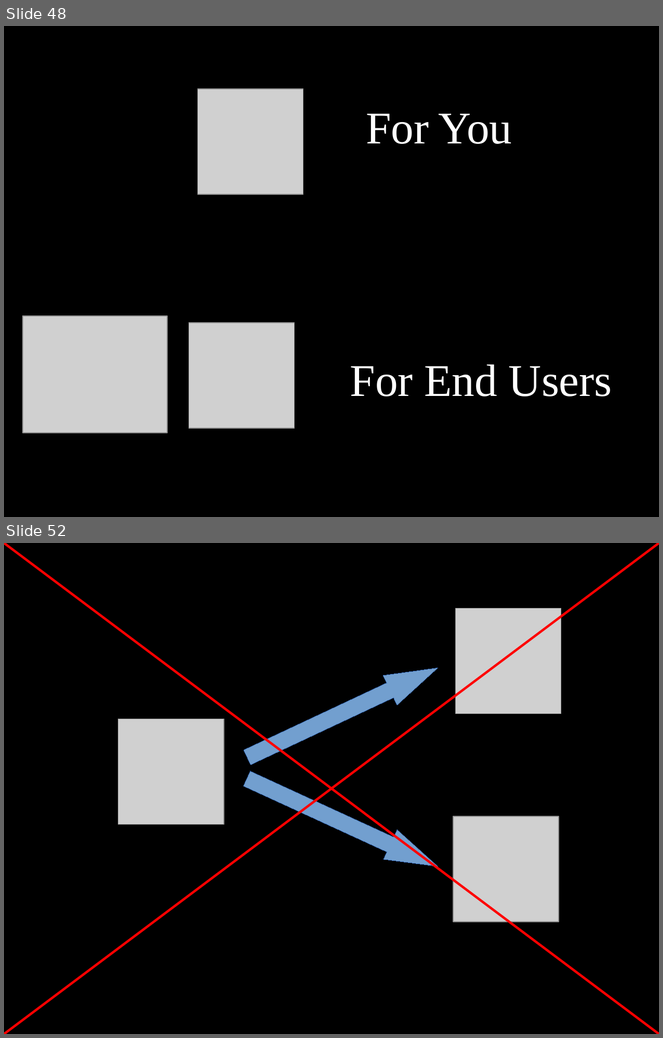
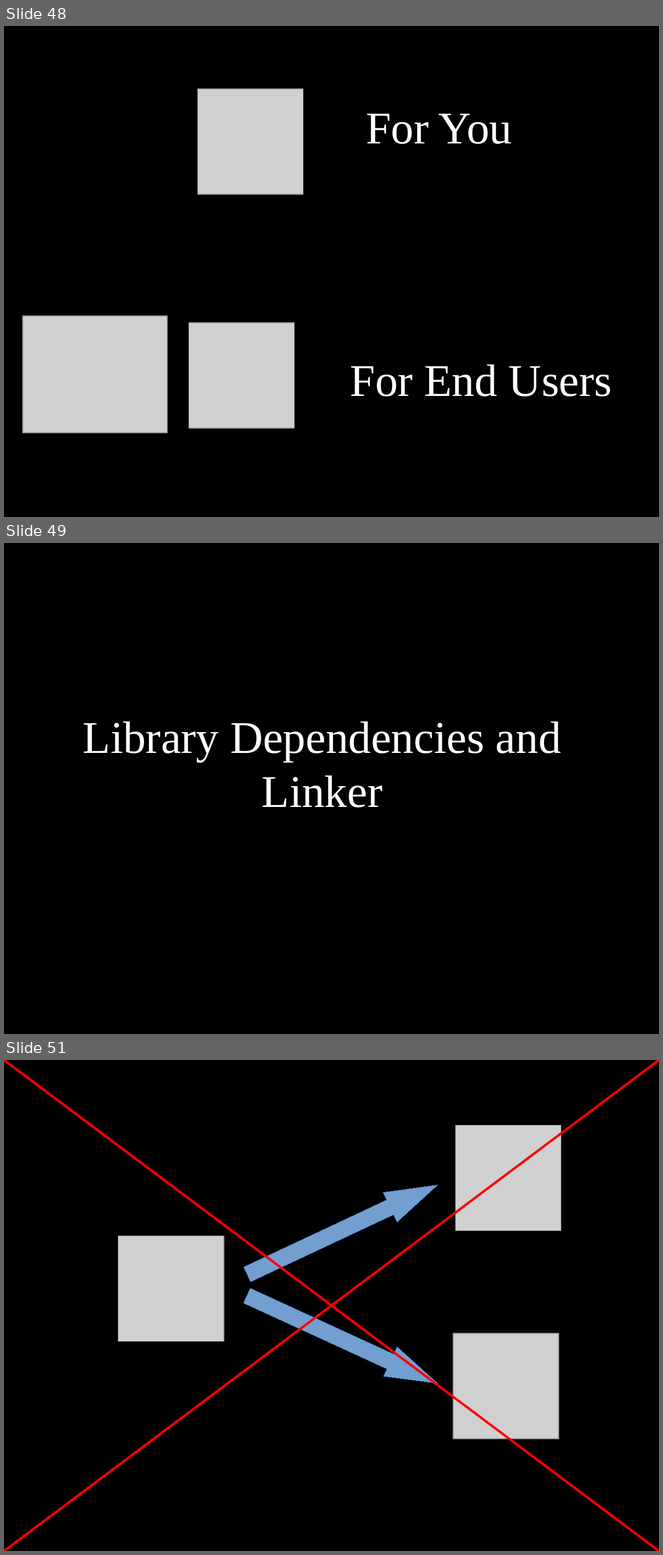
Before and after one commit to dodikk/StaticLib-Slides, a slide deck: Libraries-GoingNative.odp. Shown one above the other, each under a label of ours: slides 48 and 52 before the commit, slides 48, 49 and 51 after it; the slides between them are not shown. The pictures are 663x1038 and 663x1555 pixels, drawn with LibreOffice and Linux fonts; fonts in the diff are those of the drawing; grey boxes stand for pictures. Boxes give left, top, right and bottom in pixels: in the first picture for what was removed or moved away, otherwise in the second. Text is boxed around its words. In the diff, an @@ line names an element or a change of style, - is before the commit and + after.

```diff
--- a/Libraries-GoingNative.odp
+++ b/Libraries-GoingNative.odp
@@ slide 49 added at [4, 543, 659, 1034], background #000000 @@
@@ title added at [83, 721, 561, 808], 55 pt, text #FFFFFF @@
+Library Dependencies and Linker
@@ what was slide 52 is now slide 51 @@
```
Also in this commit, not shown: 9 slides changed, 7 other slides added, 6 slides removed, 1 other file.
